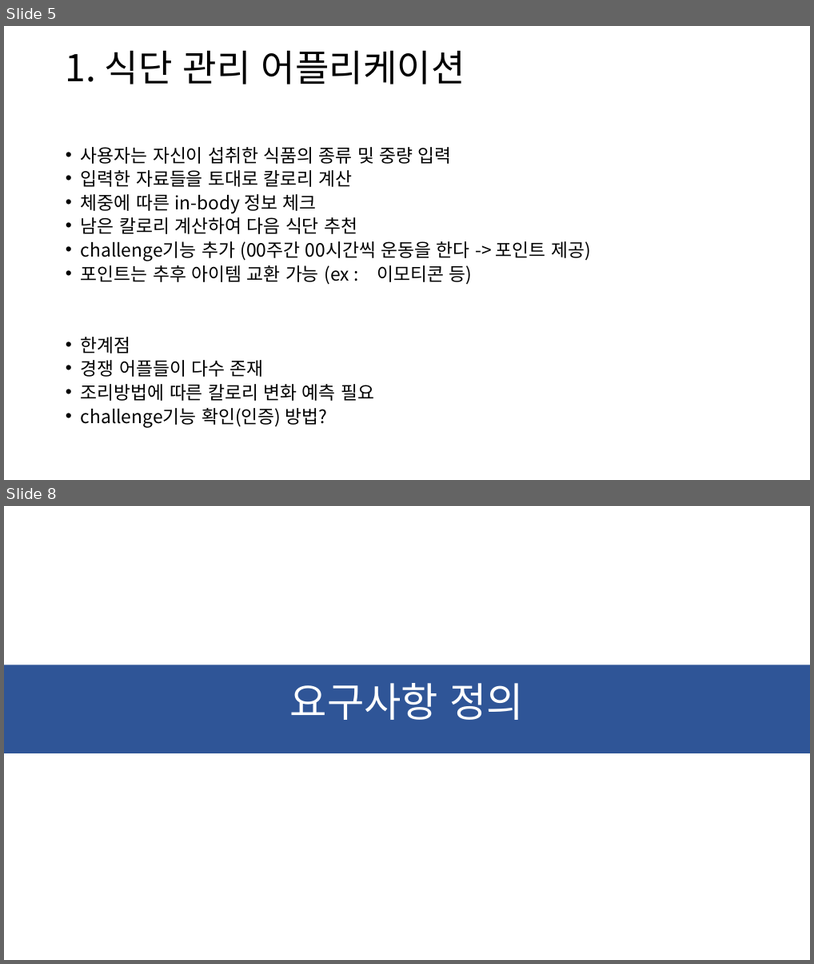
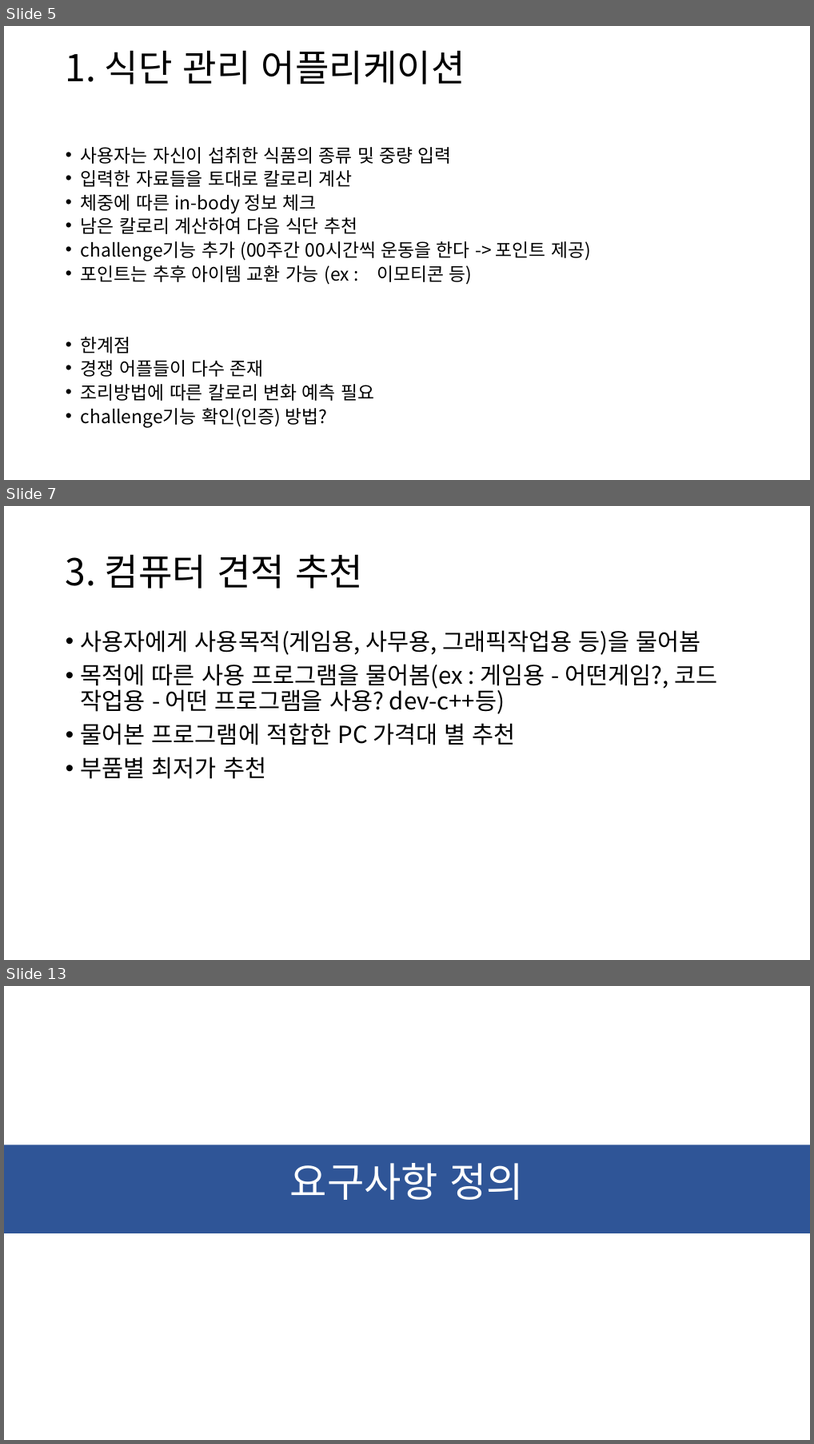
Before and after one commit to ChaeSung-Lee/DJ_InternShip, a slide deck: 2021_Summer/jp.hong/Project_BnC_jph.pptx. Shown one above the other, each under a label of ours: slides 5 and 8 before the commit, slides 5, 7 and 13 after it; the slides between them are not shown. The pictures are 814x964 and 814x1444 pixels, drawn with LibreOffice and Linux fonts; fonts in the diff are those of the drawing. Boxes give left, top, right and bottom in pixels: in the first picture for what was removed or moved away, otherwise in the second. Text is boxed around its words. In the diff, an @@ line names an element or a change of style, - is before the commit and + after.

```diff
--- a/2021_Summer/jp.hong/Project_BnC_jph.pptx
+++ b/2021_Summer/jp.hong/Project_BnC_jph.pptx
@@ slide 7 added at (4,506,810,960), background #FFFFFF @@
@@ title added at (66,554,363,588), 44 pt, text #000000 @@
+3. 컴퓨터 견적 추천
@@ text added at (81,630,718,779), 28 pt, text #000000 @@
+• 사용자에게 사용목적(게임용, 사무용, 그래픽작업용 등)을 물어봄
+• 목적에 따른 사용 프로그램을 물어봄(ex : 게임용 - 어떤게임?, 코드 작업용 - 어떤 프로그램을 사용? dev-c++등)
+• 물어본 프로그램에 적합한 PC 가격대 별 추천
+• 부품별 최저가 추천
@@ what was slide 8 is now slide 13 @@
```
Also in this commit, not shown: 2 slides changed, 7 other slides added, 2 slides removed, 2 other files.
